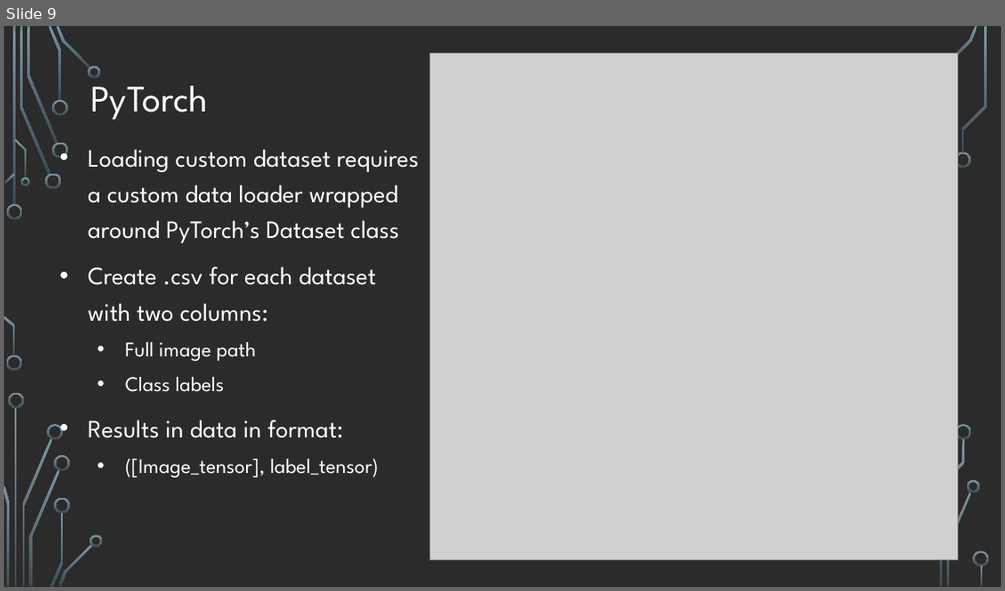
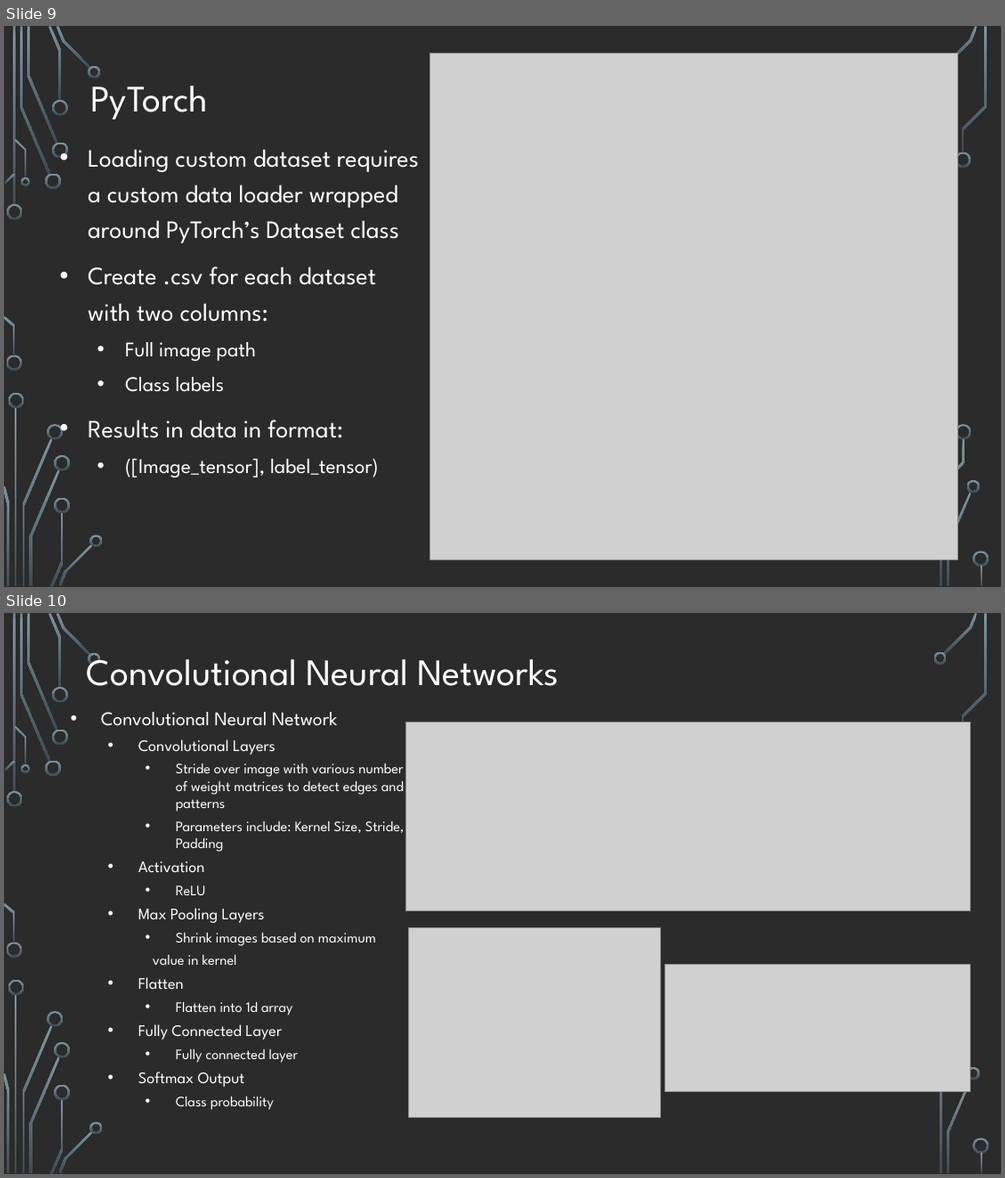
Before and after one commit to jpcrum/Final-Project-Group5, a slide deck: Final-Group-Presentation/Presentation.pptx. Shown one above the other, each under a label of ours: slide 9 before the commit, slides 9 and 10 after it. The pictures are 1005x591 and 1005x1178 pixels, drawn with LibreOffice and Linux fonts; fonts in the diff are those of the drawing; grey boxes stand for pictures; background and template pictures are left out; a plain dark background stands for a picture behind light text. Boxes give left, top, right and bottom in pixels: in the first picture for what was removed or moved away, otherwise in the second. Text is boxed around its words. In the diff, an @@ line names an element or a change of style, - is before the commit and + after.

```diff
--- a/Final-Group-Presentation/Presentation.pptx
+++ b/Final-Group-Presentation/Presentation.pptx
@@ slide 10 added at (4,613,1001,1174), background picture (left out); not listed: 35 template elements that a slide beside it also shows @@
@@ title added at (87,650,558,686), 36 pt, text #FFFFFF @@
+Convolutional Neural Networks
@@ freeform shape added at (933,652,947,665), fill gradient #7C96A3 to #3B4B54 @@
@@ text added at (101,712,404,1110), 13.9 pt, text #FFFFFF @@
+• Convolutional Neural Network
+  • Convolutional Layers
+    • Stride over image with various number of weight matrices to detect edges and patterns
+    • Parameters include: Kernel Size, Stride, Padding
+  • Activation
+    • ReLU
+  • Max Pooling Layers
+    • Shrink images based on maximum
+    value in kernel
+  • Flatten
+    • Flatten into 1d array
+  • Fully Connected Layer
+    • Fully connected layer
+  • Softmax Output
+    • Class probability
@@ picture added at (406,722,971,911) @@
@@ picture added at (409,928,661,1117) @@
@@ picture added at (665,964,971,1091) @@
```
Also in this commit, not shown: 2 other slides added, 1 slide removed, 2 other files.
